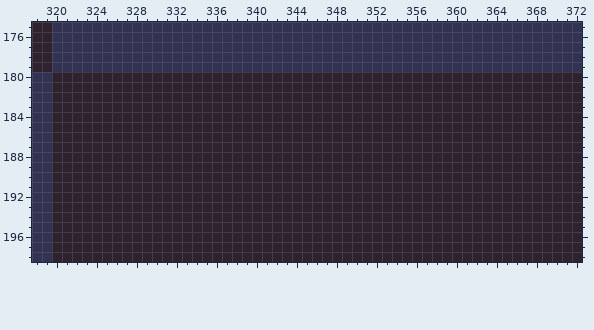
File history of a pixel-art file, dev_content/Planning.aseprite. Above is the file before it was changed.
1280x720 pixels, 1 frame. Colours within 5 levels of each other are drawn and written as one. Shown: x 318..372, y 175..198.
Now the later version:
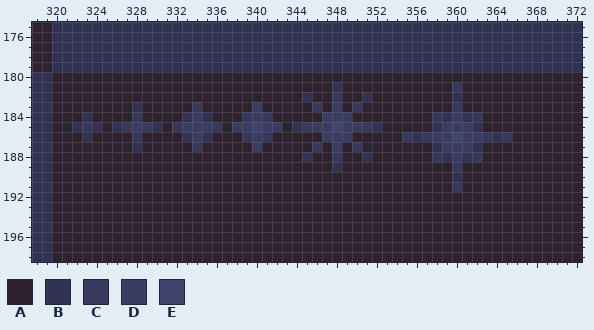
Palette (. is transparent): A #2e222f  B #323353  C #37385b  D #3b3c62  E #41436c
Change:
--- layer "Group 1/objects"
@@ x 318..372 @@
 180 BBAAAAAAAAAAAAAAAAAAAAAAAAAAAAAAAAAAAAAAAAAAAAAAAAAAAAA
-181 BBAAAAAAAAAAAAAAAAAAAAAAAAAAAAAAAAAAAAAAAAAAAAAAAAAAAAA
-182 BBAAAAAAAAAAAAAAAAAAAAAAAAAAAAAAAAAAAAAAAAAAAAAAAAAAAAA
-183 BBAAAAAAAAAAAAAAAAAAAAAAAAAAAAAAAAAAAAAAAAAAAAAAAAAAAAA
-184 BBAAAAAAAAAAAAAAAAAAAAAAAAAAAAAAAAAAAAAAAAAAAAAAAAAAAAA
-185 BBAAAAAAAAAAAAAAAAAAAAAAAAAAAAAAAAAAAAAAAAAAAAAAAAAAAAA
-186 BBAAAAAAAAAAAAAAAAAAAAAAAAAAAAAAAAAAAAAAAAAAAAAAAAAAAAA
-187 BBAAAAAAAAAAAAAAAAAAAAAAAAAAAAAAAAAAAAAAAAAAAAAAAAAAAAA
-188 BBAAAAAAAAAAAAAAAAAAAAAAAAAAAAAAAAAAAAAAAAAAAAAAAAAAAAA
-189 BBAAAAAAAAAAAAAAAAAAAAAAAAAAAAAAAAAAAAAAAAAAAAAAAAAAAAA
-190 BBAAAAAAAAAAAAAAAAAAAAAAAAAAAAAAAAAAAAAAAAAAAAAAAAAAAAA
-191 BBAAAAAAAAAAAAAAAAAAAAAAAAAAAAAAAAAAAAAAAAAAAAAAAAAAAAA
+181 BBAAAAAAAAAAAAAAAAAAAAAAAAAAAABAAAAAAAAAAACAAAAAAAAAAAA
+182 BBAAAAAAAAAAAAAAAAAAAAAAAAABAACAABAAAAAAAABAAAAAAAAAAAA
+183 BBAAAAAAAABAAAAACAAAAADAAAAACADACAAAAAAAAACAAAAAAAAAAAA
+184 BBAAABAAAACAAAABDBAAACDCAAAAADDDAAAAAAAACBDBCAAAAAAAAAA
+185 BBAABCBABCDCBACDDDCADDEDDABCDDEDDCBAAAAABDDDBAAAAAAAAAA
+186 BBAAABAAAACAAAABDBAAACDCAAAAADDDAAAAACBCDDEDDCBCAAAAAAA
+187 BBAAAAAAAABAAAAACAAAAADAAAAACADACAAAAAAABDDDBAAAAAAAAAA
+188 BBAAAAAAAAAAAAAAAAAAAAAAAAABAACAABAAAAAACBDBCAAAAAAAAAA
+189 BBAAAAAAAAAAAAAAAAAAAAAAAAAAAABAAAAAAAAAAACAAAAAAAAAAAA
+190 BBAAAAAAAAAAAAAAAAAAAAAAAAAAAAAAAAAAAAAAAABAAAAAAAAAAAA
+191 BBAAAAAAAAAAAAAAAAAAAAAAAAAAAAAAAAAAAAAAAACAAAAAAAAAAAA
 192 BBAAAAAAAAAAAAAAAAAAAAAAAAAAAAAAAAAAAAAAAAAAAAAAAAAAAAA
